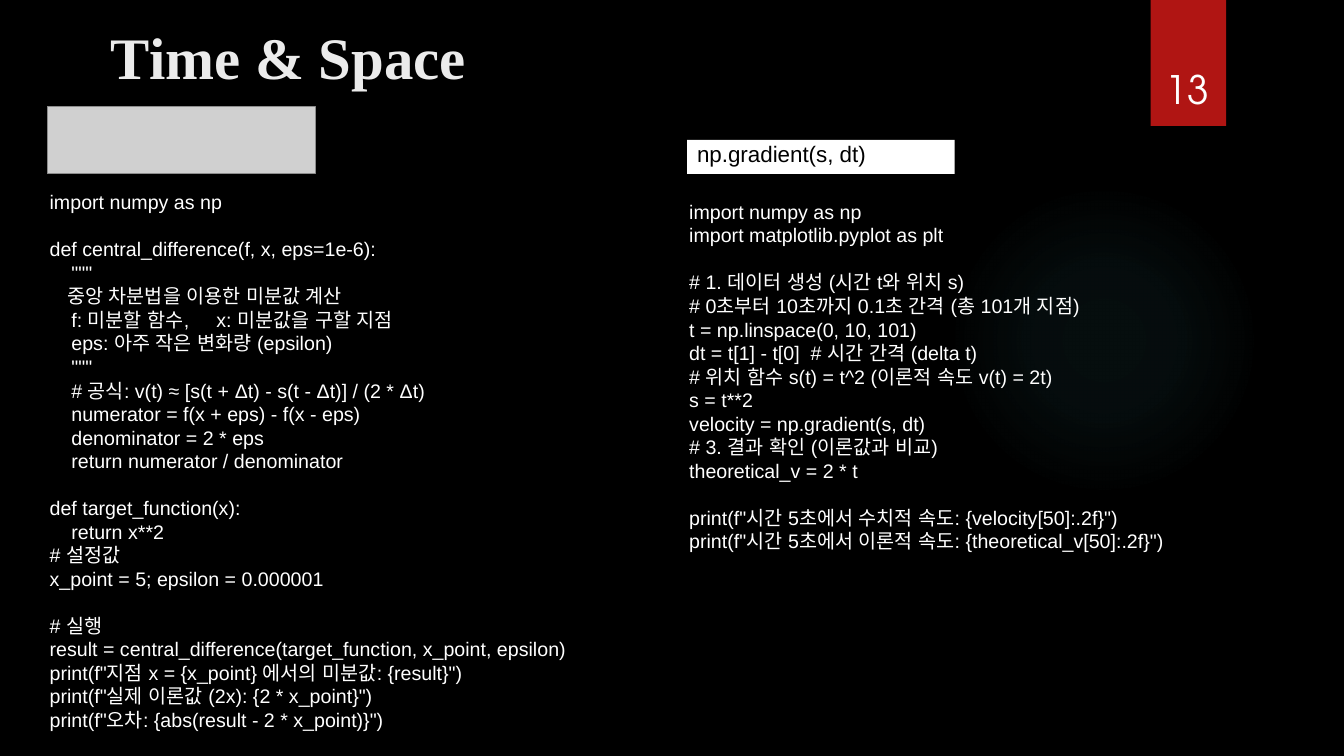
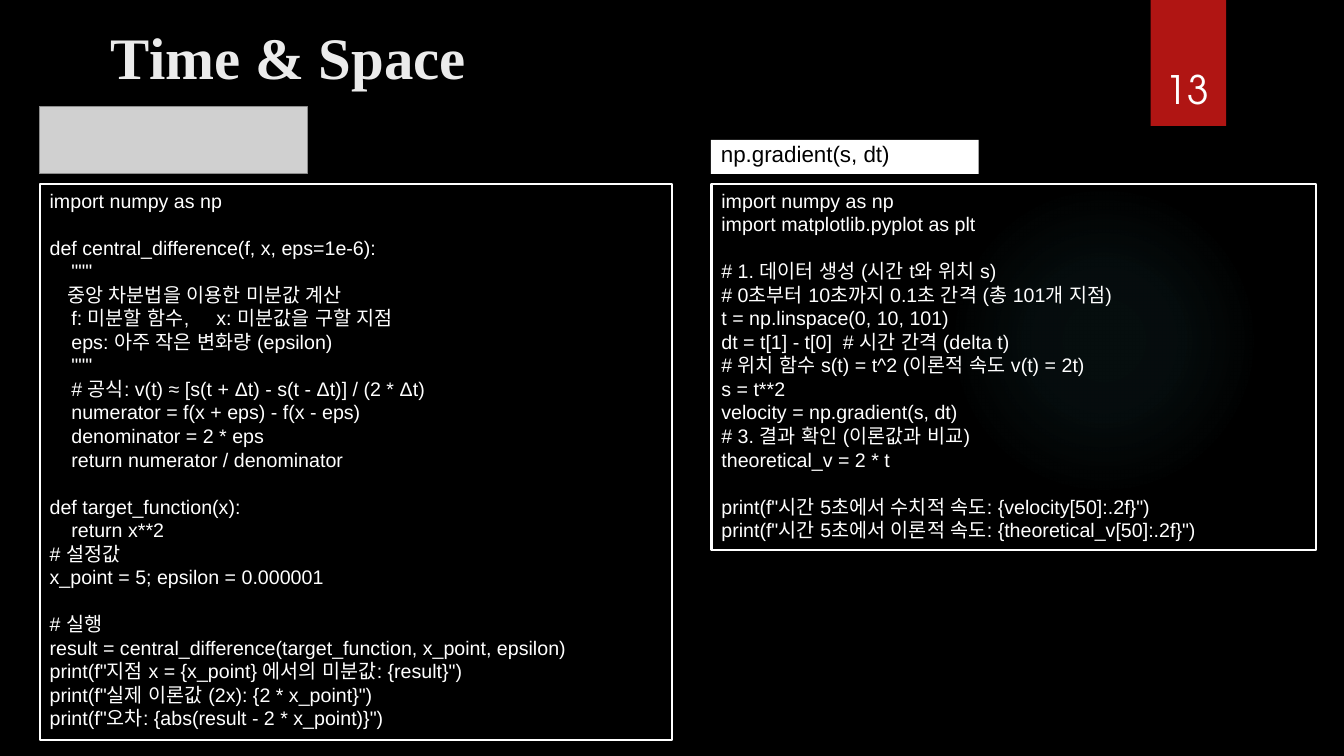
Before and after one commit to ancestor9/mathematics-for-machine-learning, a slide deck: slide 13 of Calculus/Calculus.pptx. Drawn at 1344x756 pixels with LibreOffice and Linux fonts; fonts in the diff are those of the drawing; grey boxes stand for pictures; background and template pictures are left out. Boxes give left, top, right and bottom in pixels: in the first picture for what was removed or moved away, otherwise in the second. Text is boxed around its words. In the diff, an @@ line names an element or a change of style, - is before the commit and + after.

```diff
--- a/Calculus/Calculus.pptx
+++ b/Calculus/Calculus.pptx
@@ picture: place and size @@
-picture at bbox=[47, 107, 316, 174]
+picture at bbox=[39, 107, 308, 174]
@@ rectangle "np.gradient(s, dt)": place and size @@
-rectangle "np.gradient(s, dt)" at bbox=[688, 140, 956, 174]
+rectangle "np.gradient(s, dt)" at bbox=[711, 140, 979, 174]
@@ rectangle "import numpy as np": place and size @@
-rectangle "import numpy as np" at bbox=[50, 194, 566, 731]
+rectangle "import numpy as np" at bbox=[39, 184, 671, 740]
@@ rectangle "import numpy as np" at bbox=[39, 184, 671, 740]: outline none to #FFFFFF 1.5 pt @@
@@ rectangle "import numpy as np" at bbox=[712, 184, 1316, 551]: outline none to #FFFFFF 1.5 pt @@
@@ rectangle "import numpy as np": place and size @@
-rectangle "import numpy as np" at bbox=[689, 204, 1164, 552]
+rectangle "import numpy as np" at bbox=[712, 184, 1316, 551]
```
Also in this commit, not shown: 9 other slides changed, 6 slides added, 1 slide removed.
